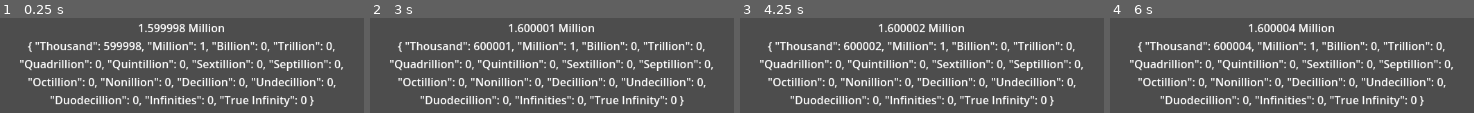
Above: before the commit, frames 1-4 (left to right).
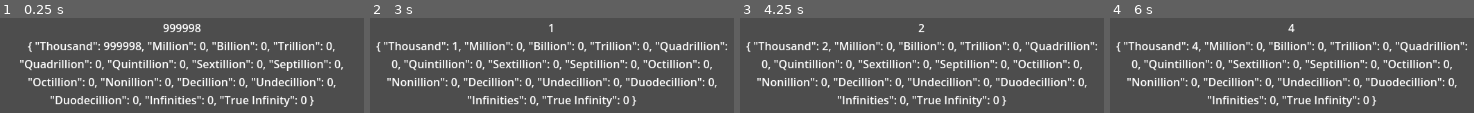
Above: after the commit, the same moments.

Repository: JComeaux444/idlenumbertest
Game: Godot game, scene res://Main.tscn
The game is run twice, just before and just after one commit, with the same random seed, the same clock (stepped at 60 frames per second) and the same inputs. The project has no main scene, so this scene is started directly.
Inputs:
- Up to frame 1 (0.25 s): no input
- Up to frame 2 (3 s): tap Enter at 0.5, 2 s; tap Space at 1.25, 2.75 s
- Up to frame 3 (4.25 s): tap Enter at 3.5 s
- Up to frame 4 (6 s): tap Space at 4.25 s

The runs differ from the first frame. In frame 1, 1.4% of the frame differs, in the area x 28-62%, y 6-34%; in frame 2, 20%; in frame 3, 20%; in frame 4, 20%, in the area x 1-99%, y 6-94%.

Commit message:
Update goldMethods.gd

Diff:
--- a/goldMethods.gd
+++ b/goldMethods.gd
@@ -5,8 +5,8 @@
 # Thousands handles 0-999999 so players can spend ex: 234, gold on random items
 var gold = {
 
-	"Thousand" : 599998,
-	"Million" : 1,
+	"Thousand" : 999998,
+	"Million" : 0,
 	"Billion" : 0,
 	"Trillion" : 0,
 	"Quadrillion" : 0,
@@ -36,7 +36,7 @@
 				"Octillion", "Nonillion", "Decillion", "Undecillion",
 				"Duodecillion", "Infinities", "True Infinity"]
 
-# only here to track timer. count++ when 1 sec passes
+# only here to track timer. count++ when X sec passes
 var curTime = 0
 
 # Called when the node enters the scene tree for the first time.
@@ -73,6 +73,19 @@
 
 	if largestNumAt == 0:
 		gold_text_formatted = str(gold.values()[largestNumAt])
+	elif largestNumAt == 1:
+		var thousand = str(gold["Thousand"])
+		# Format so when in millions you only show the first 3 digits of thousands
+		# Yes there is a better way but I want this done fast atm. Will fix later
+		if thousand.length() <= 3:
+			thousand = "000"
+		elif thousand.length() <= 4:
+			thousand = str("00",thousand[0])
+		elif thousand.length() <= 5:
+			thousand = str("0",thousand[0],thousand[1])
+		else:
+			thousand = str(thousand[0],thousand[1],thousand[2])
+		gold_text_formatted = str(gold.values()[largestNumAt],".",thousand," ",keyNow)
 	else:
 		gold_text_formatted = str(gold.values()[largestNumAt],".",
 						gold.values()[largestNumAt-1]," ",keyNow)
@@ -152,22 +165,27 @@
 			else:
 				#otherwise we check if there is a bigger oom to grab from
 				var passedprevOOM = false;
-				for name in gold_name:
+				for gname in gold_name:
 					#make sure we only grab from a bigger oom
 					if passedprevOOM:
 						# gold found at the bigger oom
-						if gold[name] > 0:
+						if gold[gname] > 0:
 							# in here we should deincriment the gold (will cause temp overflow)
 							# and run this again if we have a larger oom to check too.
-							#
 							deIncGold();
 							return true;
-					if name == oom:
+					if gname == oom:
 						passedprevOOM = true;
 				return false;
 
 
 		else:
+			#This part is important otherwise the code may use a number twice
+			# ex: You have 400k and 1M. But trying to spend 500k and 1M
+			# without the below the code, at 400k it will see the 1M and assume it can use it
+			# it to make up the difference. Then would go on to the 1M you want to spend,
+			# and see the 1M you have AGAIN, and assume you can use it again.
+
 			var smaller = false;
 			var bigger = true;
 
@@ -181,7 +199,8 @@
 				bigger = canBuy( {cost.keys()[0] : cost.values()[0]} )
 
 			#Here is where we should call overflow to fix the dictionary, since
-			# we may call this function many times when a UI is opened
+			# we may call this function many times when a UI is opened before
+			# it gets called during the timer (preventing possible visual bugs)
 			goldOverCheck()
 			print( "Can buy smaller? ",smaller )
 			print({cost.keys()[0] : cost.values()[0]})
@@ -191,39 +210,62 @@
 
 	pass
 
-
+# Subracts gold from gold dictionary, should only be used after canBuy since it
+# checks and confirms if you can
+# may be able to call canBuy in here and only run when true. Safety?
 func spendGold(spend : Dictionary = {}):
 	if !spend.is_empty():
 		gold[spend.keys()[0]] -= spend.values()[0];
 
+
+# used when a smaller number must barrow from a larger
+# for ex: if i want to buy a 500k item, but have 1M and 100000k
+# I can take the 1000000 from Million, and put it into Thousands temporarily
+# so I can use it.
 func deIncGold():
 	var index = 0;
 	# index 0 is Thousand, inc by 1,000,000
 	# index 13 is Infinities, inc by 1,000,000 too
 	# index 14 is True Infinity, let that be a normal int, if it overflows
 	# 99.99% user cheated
-	for name in gold:
+	for gname in gold:
 		if index == largestNumAt:
-			gold[name] -= 1;
+			gold[gname] -= 1;
 			break;
 		if index == 0:
-			gold[name] += 1000000;
+			gold[gname] += 1000000;
 		elif index == 13:
-			gold[name] += 1000000
+			gold[gname] += 1000000
 		elif index == 14:
 			pass
 		else:
-			gold[name] += 999
+			gold[gname] += 999
 		index += 1;
 
-# Below is a test of how each entity would call goldOverCheck()
-# add gold to gold dict, then overflow check. Each entity may have a timer,
+
+
+# Below is a test of how each entity would call goldOverCheck() / use this file
+
+# add gold to gold dict, then overflow check. Each entity may have a timer func in which this is done,
 # or check for a global one.
 func _on_timer_timeout() -> void:
+	#Timer for things
+	var timer = Time.get_ticks_usec()
 	#print("hello " , curTime)
-	print("Can I buy something for 600k and 1M? ", canBuy({"Thousand":600000,"Million":1}) )
+
+	#Example of a future building/entity/item being bought/upgraded
+	print("Can I buy something for 500k ? ", canBuy({"Thousand":500000}) )
+	if canBuy({"Thousand":500000}) :
+		spendGold({"Thousand": 500000})
+		#spendGold({""})
 	print(gold)
+
+	# How a future building/entity/item will add money to the user in their own timer funcs
 	gold["Thousand"] += 1;
 	gold["Million"] += 0;
 	goldOverCheck();
+
+	# end of timing function call speeds
+	var time_end = Time.get_ticks_usec()
+	print("canBuy and goldOverCheck took %d microseconds" % (time_end - timer))
 	#curTime+=1;
